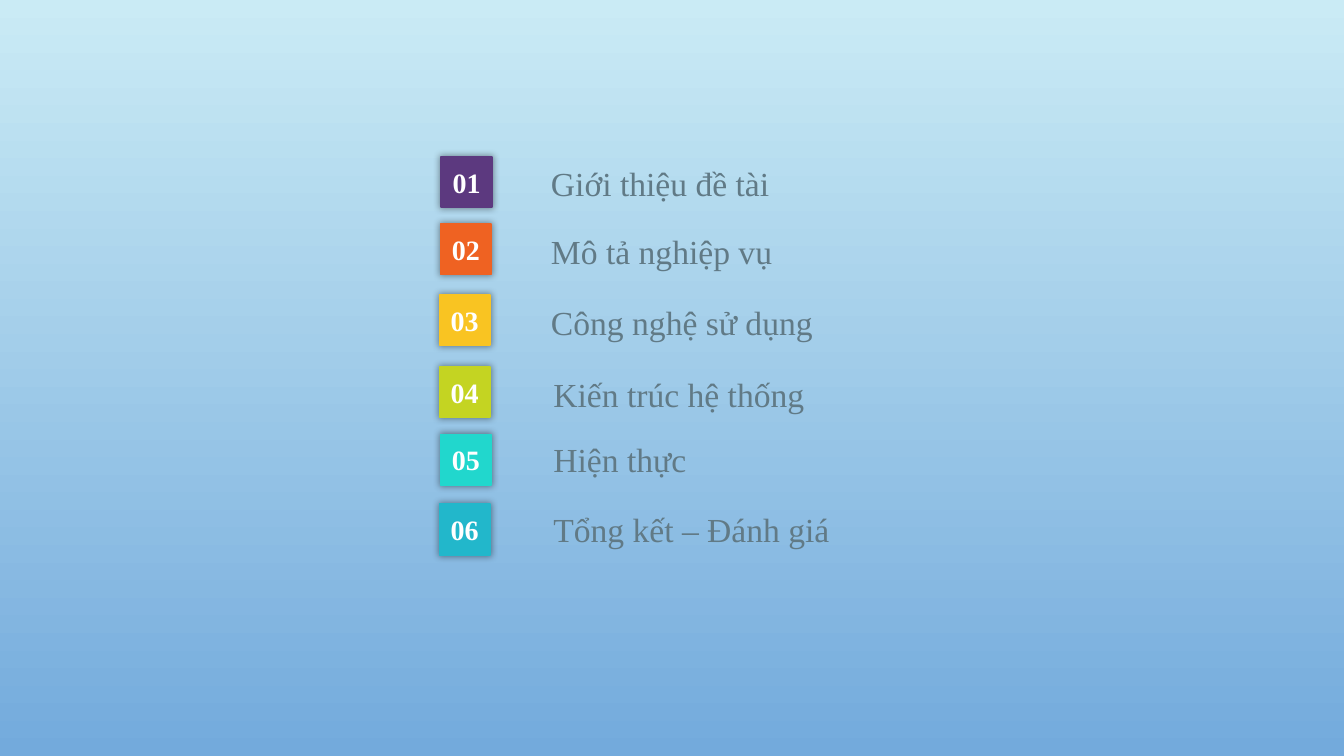
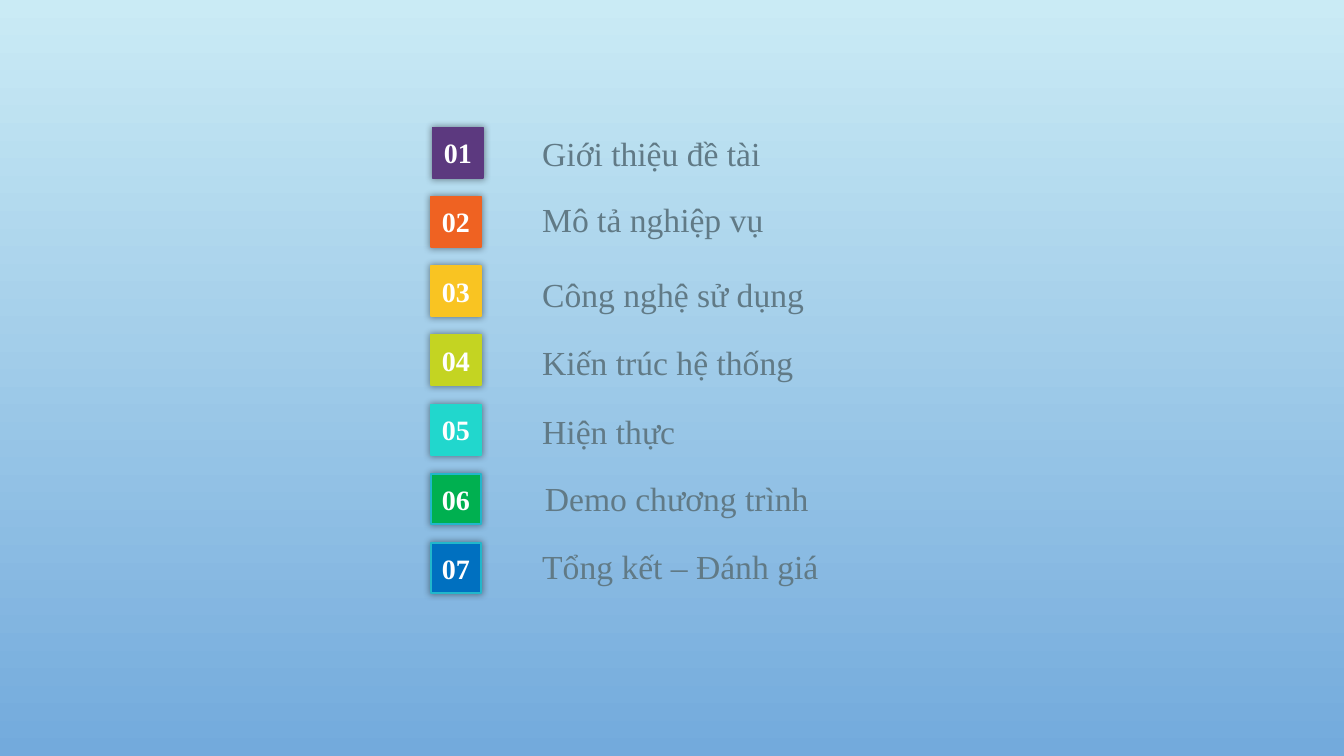
Before and after one commit to minhnha9x/education, a slide deck: slide 2 of XÂY DỰNG HỆ THỐNG QUẢN LÍ THÔNG TIN.pptx. Drawn at 1344x756 pixels with LibreOffice and Linux fonts; fonts in the diff are those of the drawing; background and template pictures are left out. Boxes give left, top, right and bottom in pixels: in the first picture for what was removed or moved away, otherwise in the second. Text is boxed around its words. In the diff, an @@ line names an element or a change of style, - is before the commit and + after.

Commit message:
update slide

```diff
--- a/XÂY DỰNG HỆ THỐNG QUẢN LÍ THÔNG TIN.pptx
+++ b/XÂY DỰNG HỆ THỐNG QUẢN LÍ THÔNG TIN.pptx
@@ rectangle "02": place and size @@
-rectangle "02" at (441, 224, 491, 274)
+rectangle "02" at (431, 197, 481, 247)
@@ 5 texts, 5 rectangles: place and size @@
-5 texts, 5 rectangles at (440, 157, 812, 555)
+5 texts, 5 rectangles at (431, 128, 804, 524)
@@ rectangle "06" at (431, 474, 481, 524): fill #22B7CB to #00B050 @@
@@ text added at (545, 488, 808, 518), 24 pt, text #617A86 @@
+Demo chương trình
@@ rectangle added at (431, 543, 481, 594), fill #0070C0, outline #22B7CB 1.25 pt, 20 pt, text #FFFFFF, bold @@
+07
@@ text "Tổng kết – Đánh giá": place and size @@
-text "Tổng kết – Đánh giá" at (553, 518, 829, 549)
+text "Tổng kết – Đánh giá" at (542, 555, 818, 586)
```
Also in this commit, not shown: 5 other slides changed, 1 slide added, 1 other file.
